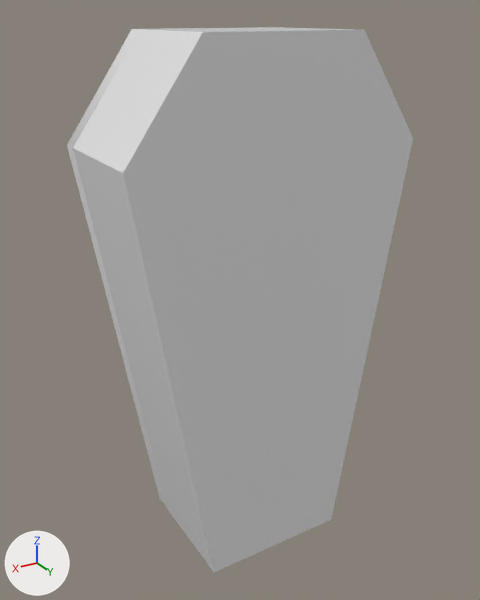
An edit to the FBX model Assets/Assets/Trap/Coffin/Coffin.fbx, drawn before and after from the same camera.
One viewpoint serves both versions: a 50 mm lens placed at (1.132, 1.827, 1.865), pointed at (0.009, -0.045, 0.929). Arrows for +X, +Y and +Z are at lower left; the lights stay in place. Where no turn or scale is listed for an object, it has been applied to the vertices.

In view in the first picture: 'Base_Coffin', 'Door_Coffin'.
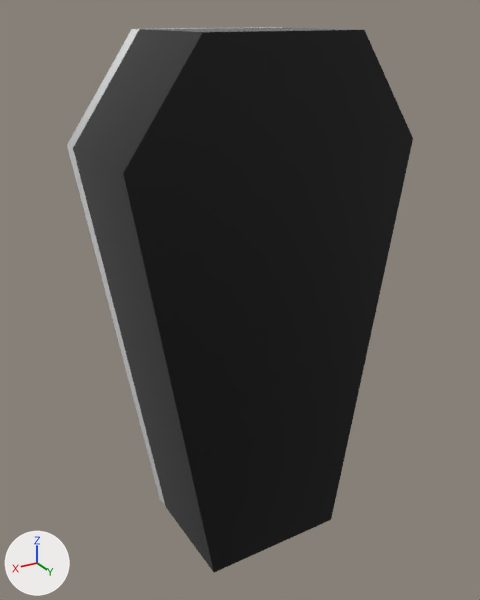
Location of each change, [x1, y1, x2, y2] in pixels of the pictures (480 x 600 px):
'Base_Coffin', recoloured (white to black): [73, 28, 413, 572] in both

The change, as a diff of the scene's bpy script:
```diff
--- a/Assets/Assets/Trap/Coffin/Coffin.fbx.py
+++ b/Assets/Assets/Trap/Coffin/Coffin.fbx.py
@@ mat_aistandardsurface9 @@
 mat_aistandardsurface9 = principled_material('aiStandardSurface9')
-mat_aistandardsurface9.base_color = (0.8, 0.8, 0.8)  # white #e7e7e7
+mat_aistandardsurface9.base_color = (0.0, 0.0, 0.0)  # black #000000
 mat_aistandardsurface9.roughness = 0.2
```
